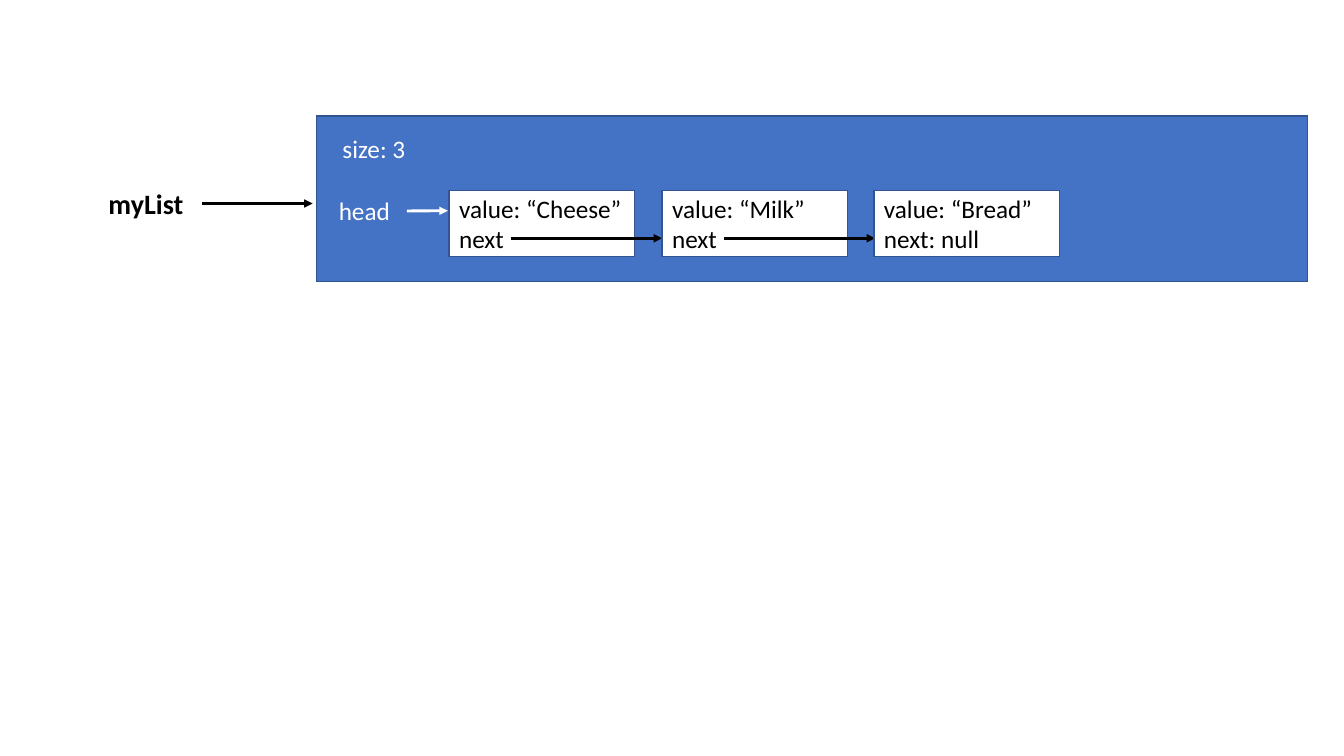
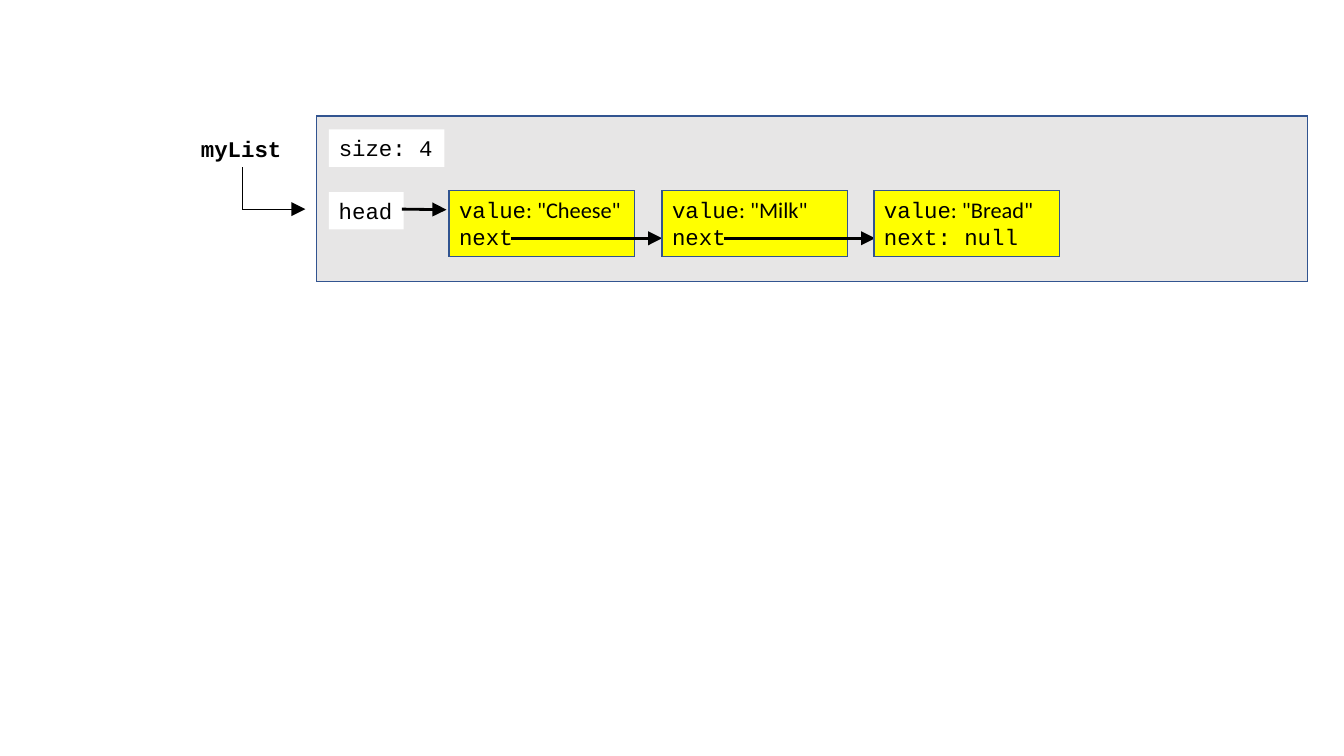
Before and after one commit to cs1302uga/cs1302-tutorials, a slide deck: slide 1 of adt-and-links/res/Linked4.pptx. Drawn at 1344x756 pixels with LibreOffice and Linux fonts; fonts in the diff are those of the drawing. Boxes give left, top, right and bottom in pixels: in the first picture for what was removed or moved away, otherwise in the second. Text is boxed around its words. In the diff, an @@ line names an element or a change of style, - is before the commit and + after.

```diff
--- a/adt-and-links/res/Linked4.pptx
+++ b/adt-and-links/res/Linked4.pptx
@@ rectangle at [317, 116, 1308, 281]: fill #4472C4 to #E7E6E6 @@
@@ text "myList": place and size @@
-text "myList" at [108, 194, 183, 219]
+text "myList" at [201, 141, 281, 162]
@@ text "myList" at [201, 141, 281, 162]: size 20 to 16 pt, font Calibri to Courier New @@
@@ rectangle "size: 4": place and size @@
-rectangle "size: 4" at [342, 140, 405, 158]
+rectangle "size: 4" at [329, 129, 445, 166]
@@ rectangle "size: 4" at [329, 129, 445, 166]: fill none to #FFFFFF @@
@@ text in rectangle at [339, 140, 432, 157]: text changed; size 18 to 16 pt; font Calibri to Courier New; text colour #FFFFFF to #000000 @@
-size: 3
+size: 4
@@ elbow arrow added from (242, 167) to (306, 209), #000000 0.5 pt @@
@@ arrow removed from (203, 204) to (313, 204) @@
@@ rectangle "head": place and size @@
-rectangle "head" at [339, 202, 390, 220]
+rectangle "head" at [329, 193, 403, 230]
@@ rectangle "head" at [329, 193, 403, 230]: size 18 to 16 pt, font Calibri to Courier New, text colour #FFFFFF to #000000; fill none to #FFFFFF @@
@@ arrow moved from (407, 211) - (448, 211) to (402, 209) - (447, 210) @@
@@ arrow (402, 209) - (447, 210): stroke #FFFFFF 2 pt to #000000 2 pt @@
@@ text in rectangle at [459, 202, 621, 219]: text changed; size 18 to 16 pt @@
-value: “Cheese”
+value: "Cheese"
@@ text in rectangle at [672, 202, 807, 219]: text changed; size 18 to 16 pt @@
-value: “Milk”
+value: "Milk"
@@ fill #FFFFFF to #FFFF00 in 3 elements at [450, 191, 635, 256], [662, 191, 848, 256], [874, 191, 1060, 256] @@
@@ text in rectangle at [884, 202, 1033, 219]: text changed; size 18 to 16 pt @@
-value: “Bread”
+value: "Bread"
@@ text in rectangle at [459, 230, 513, 246]: size 18 to 16 pt, font Calibri to Courier New in "next" @@
@@ text in rectangle at [672, 230, 726, 246]: size 18 to 16 pt, font Calibri to Courier New in "next" @@
@@ text in rectangle at [884, 229, 1018, 246]: size 18 to 16 pt, font Calibri to Courier New in "next: null" @@
```
Also in this commit, not shown: 9 other files.
